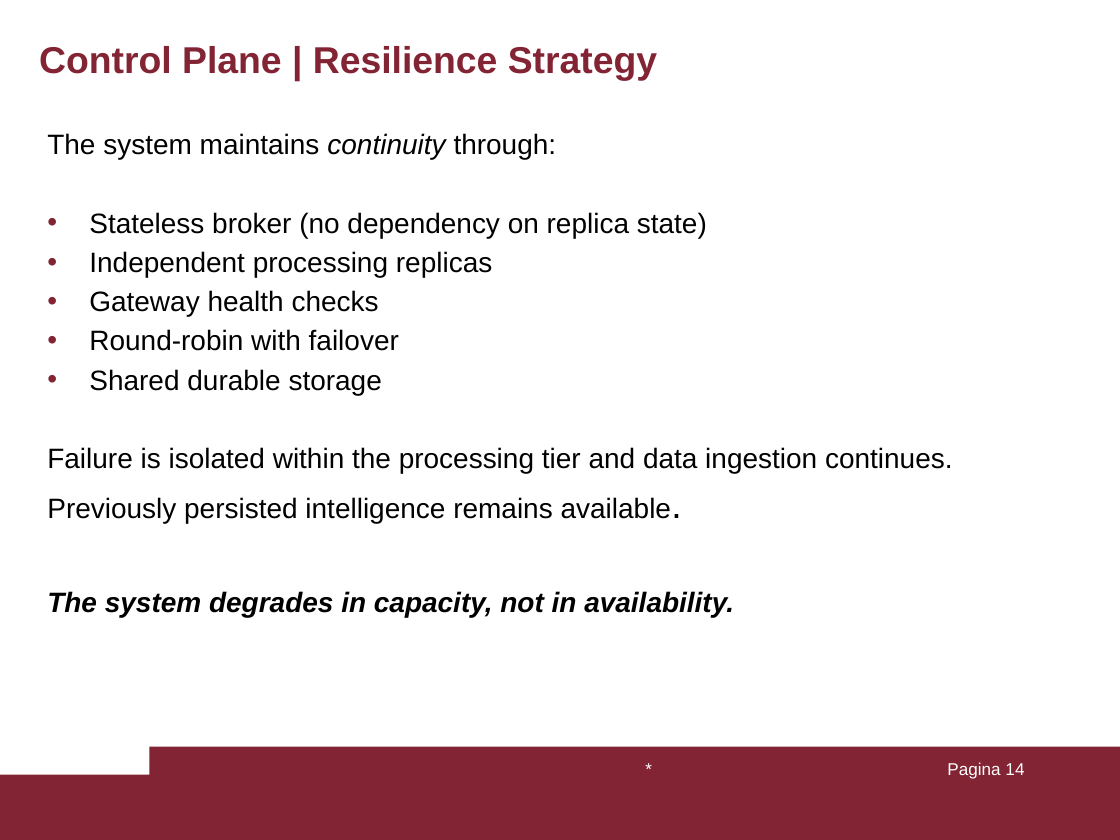
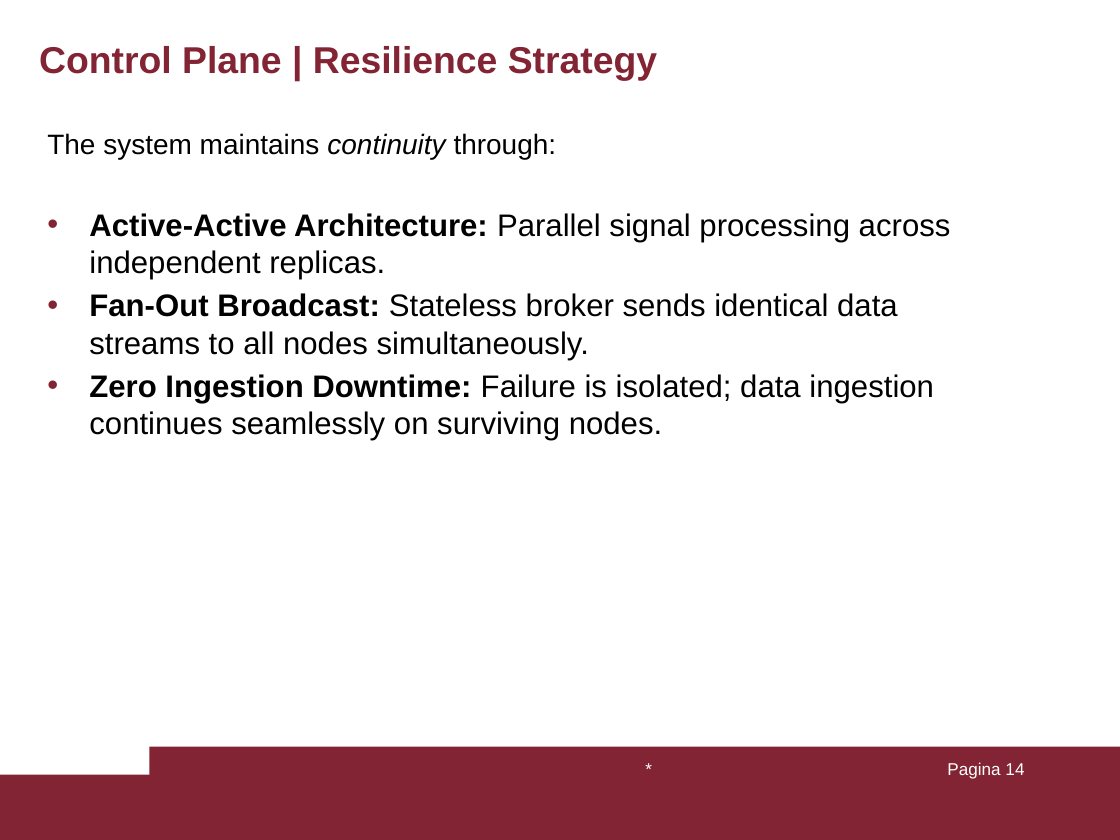
Before and after one commit to Samuelecoccoletti/Project-42, a slide deck: slide 14 of booklets/Presentazione_Project-42.pptx. Drawn at 1120x840 pixels with LibreOffice and Linux fonts; fonts in the diff are those of the drawing. Boxes give left, top, right and bottom in pixels: in the first picture for what was removed or moved away, otherwise in the second. Text is boxed around its words. In the diff, an @@ line names an element or a change of style, - is before the commit and + after.

```diff
--- a/booklets/Presentazione_Project-42.pptx
+++ b/booklets/Presentazione_Project-42.pptx
@@ text at [89,213,951,440]: text changed; size 18 to 20 pt @@
-• Stateless broker (no dependency on replica state)
-• Independent processing replicas
-• Gateway health checks
-• Round-robin with failover
-• Shared durable storage
-Failure is isolated within the processing tier and data ingestion continues.
-Previously persisted intelligence remains available.
-The system degrades in capacity, not in availability.
+• Active-Active Architecture: Parallel signal processing across independent replicas.
+• Fan-Out Broadcast: Stateless broker sends identical data streams to all nodes simultaneously.
+• Zero Ingestion Downtime: Failure is isolated; data ingestion continues seamlessly on surviving nodes.
```
Also in this commit, not shown: 5 other slides changed.
